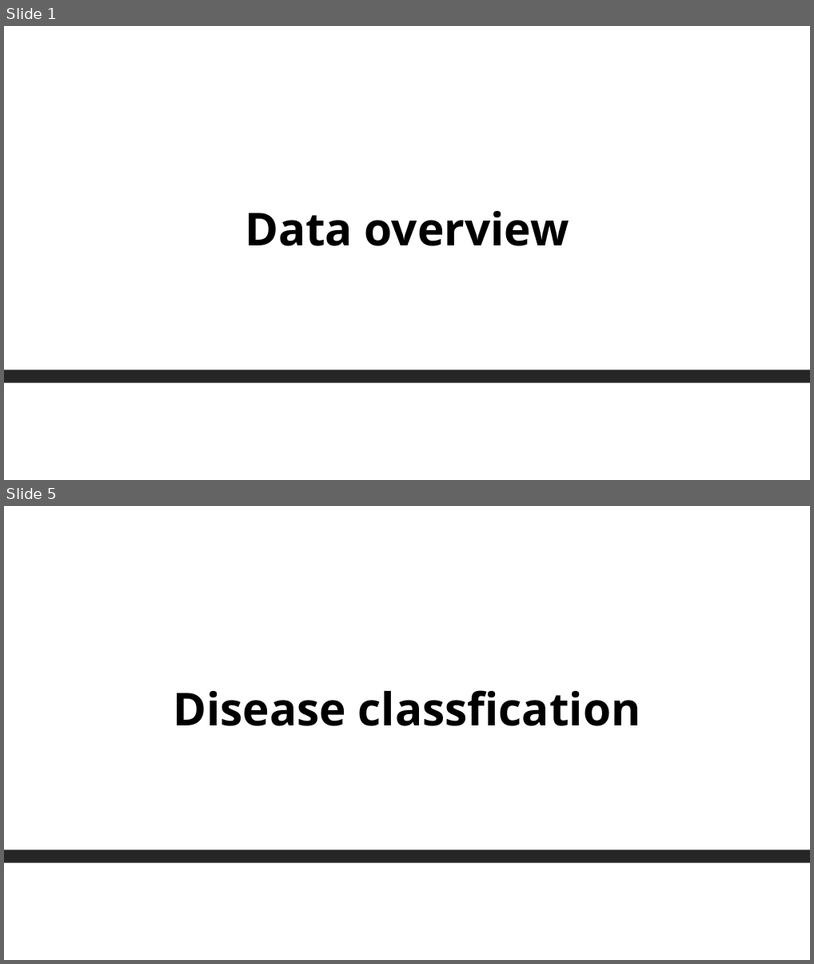
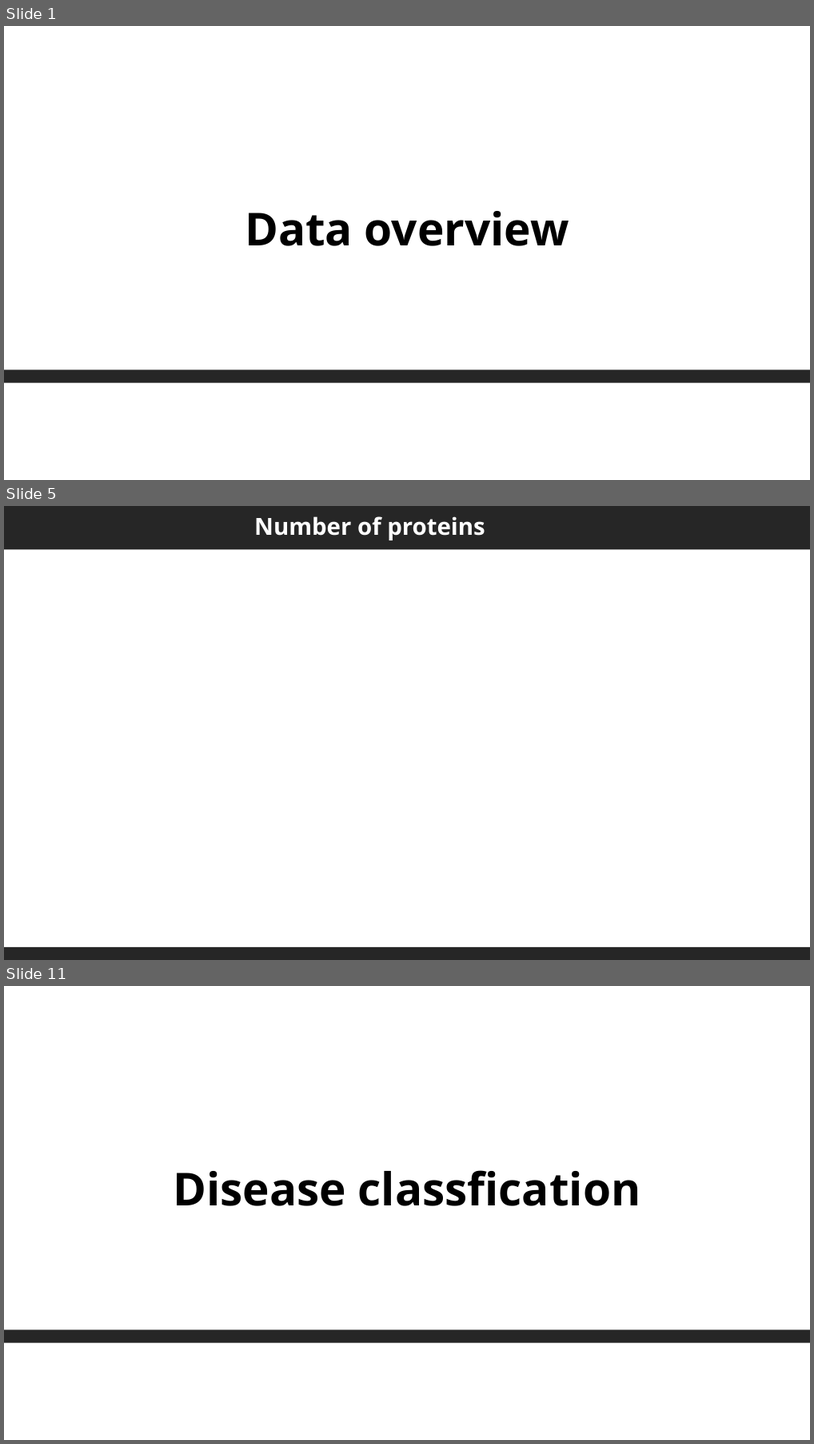
Before and after one commit to buenoalvezm/olink-somalogic-exploration, a slide deck: doc/20250915_Olink_Soma.pptx. Shown one above the other, each under a label of ours: slides 1 and 5 before the commit, slides 1, 5 and 11 after it; the slides between them are not shown. The pictures are 814x964 and 814x1444 pixels, drawn with LibreOffice and Linux fonts; fonts in the diff are those of the drawing; background and template pictures are left out. Boxes give left, top, right and bottom in pixels: in the first picture for what was removed or moved away, otherwise in the second. Text is boxed around its words. In the diff, an @@ line names an element or a change of style, - is before the commit and + after.

Commit message:
parameters to report and add plot number samples

```diff
--- a/doc/20250915_Olink_Soma.pptx
+++ b/doc/20250915_Olink_Soma.pptx
@@ slide 5 added at (4,506,810,960), background #FFFFFF @@
@@ rectangle added at (4,506,810,549), fill #262626 @@
@@ title added at (254,516,485,540), 28 pt, text #FFFFFF, bold @@
+Number of proteins
@@ rectangle added at (4,947,810,960), fill #262626 @@
@@ what was slide 5 is now slide 11 @@
```
Also in this commit, not shown: 3 slides changed, 5 other slides added, 5 other files.
